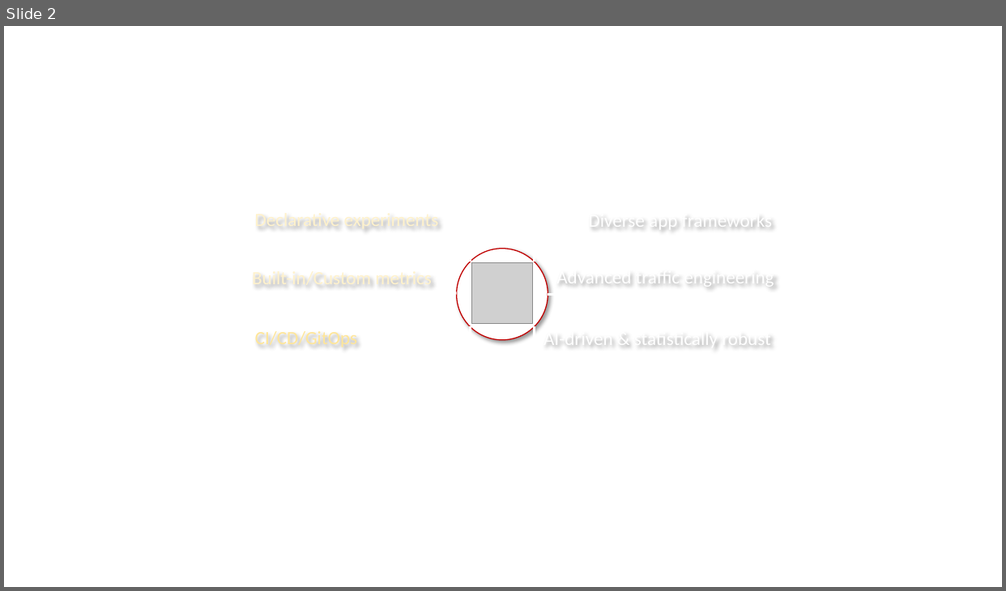
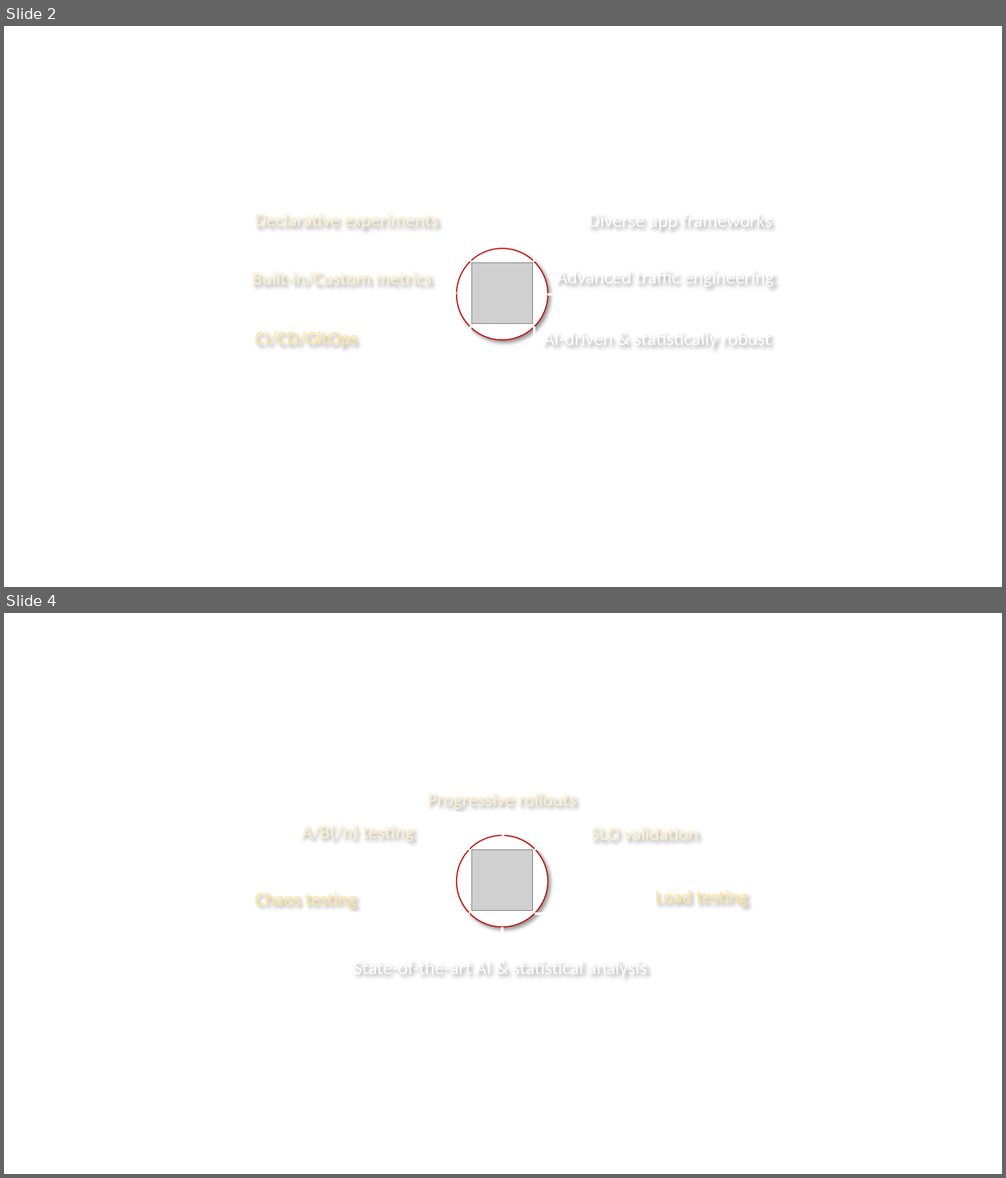
Before and after one commit to iter8-tools/iter8, a slide deck: mkdocs/docs/images/src/illustration.pptx. Shown one above the other, each under a label of ours: slide 2 before the commit, slides 2 and 4 after it; the slides between them are not shown. The pictures are 1006x591 and 1006x1178 pixels, drawn with LibreOffice and Linux fonts; fonts in the diff are those of the drawing; grey boxes stand for pictures. Boxes give left, top, right and bottom in pixels: in the first picture for what was removed or moved away, otherwise in the second. Text is boxed around its words. In the diff, an @@ line names an element or a change of style, - is before the commit and + after.

```diff
--- a/mkdocs/docs/images/src/illustration.pptx
+++ b/mkdocs/docs/images/src/illustration.pptx
@@ slide 4 added at [4,613,1002,1174], background #FFFFFF @@
@@ text added at [428,788,576,811], 18 pt, text gradient #FFF2CC to #FFFFFF @@
+Progressive rollouts
@@ text added at [301,820,414,843], 18 pt, text gradient #FFF2CC to #FFFFFF @@
+A/B(/n) testing
@@ line added from (614, 814) to (392, 814), #FFFFFF 2.5 pt @@
@@ line added from (503, 815) to (503, 836), #FFFFFF 2.5 pt @@
@@ text added at [591,823,698,845], 18 pt, text gradient #FFF2CC to #FFFFFF @@
+SLO validation
@@ line added from (470, 849) to (247, 849), #B70703 2.5 pt @@
@@ ellipse added at [457,835,548,926], fill #FFFFFF, outline #C00000 1 pt @@
@@ picture added at [472,850,533,911] @@
@@ line added from (535, 849) to (757, 849), #B70703 2.5 pt @@
@@ text added at [255,892,357,909], 18 pt, text gradient #FFE699 to #FFFFFF @@
+Chaos testing
@@ text added at [655,890,748,906], 18 pt, text gradient #FFE699 to #FFFFFF @@
+Load testing
@@ line added from (470, 914) to (247, 914), #B70703 2.5 pt @@
@@ line added from (503, 927) to (502, 948), #FFFFFF 2.5 pt @@
@@ line added from (535, 914) to (757, 914), #B70703 2.5 pt @@
@@ line added from (613, 949) to (391, 949), #FFFFFF 2.5 pt @@
@@ text added at [353,956,646,979], 18 pt, text gradient #FFFFFF to #FFE699 @@
+State-of-the-art AI & statistical analysis
```
Also in this commit, not shown: 2 other slides added, 59 other files.
